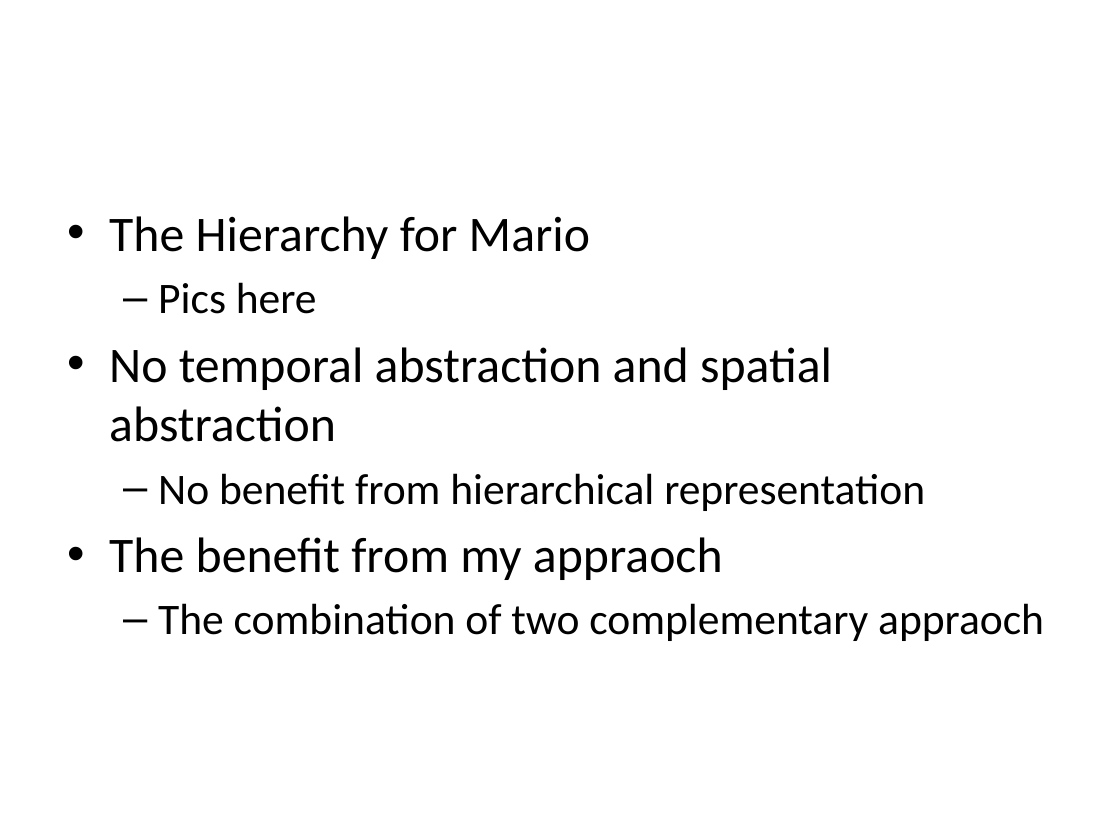
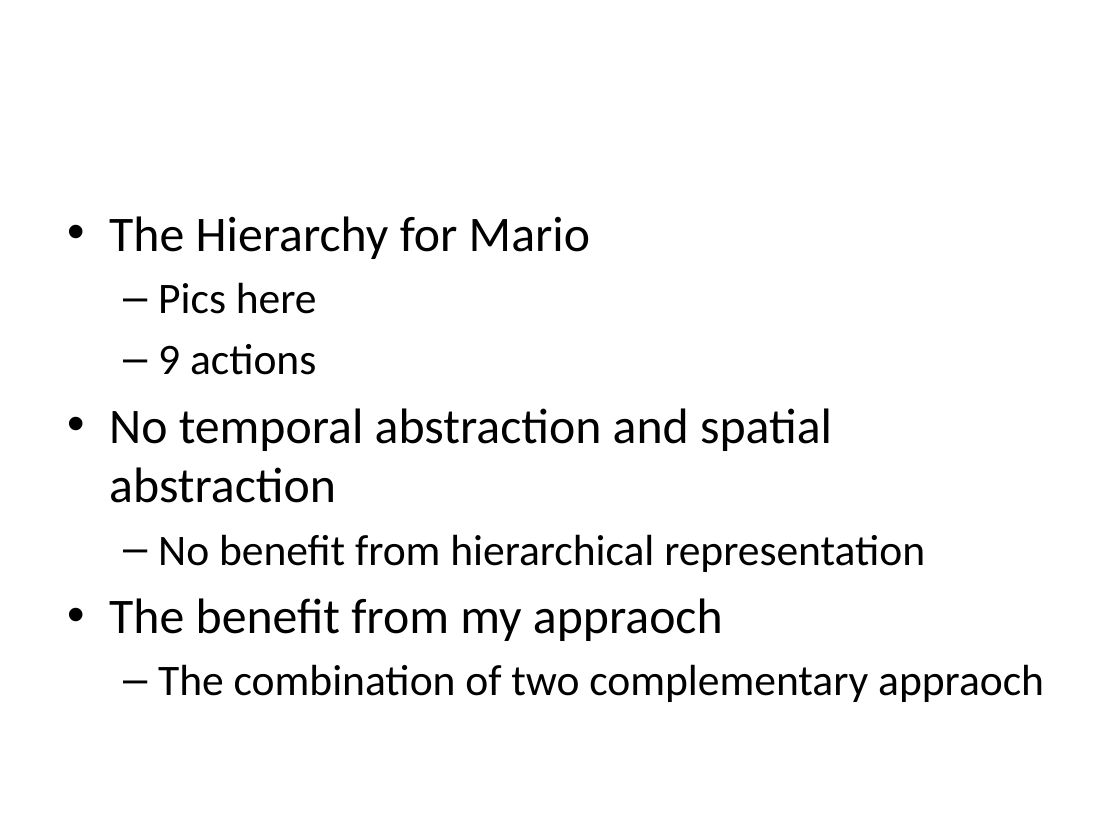
Before and after one commit to lono175/Thesis, a slide deck: slide 16 of OptimalPlanning.pptx. Drawn at 1120x840 pixels with LibreOffice and Linux fonts; fonts in the diff are those of the drawing. Boxes give left, top, right and bottom in pixels: in the first picture for what was removed or moved away, otherwise in the second. Text is boxed around its words. In the diff, an @@ line names an element or a change of style, - is before the commit and + after.

```diff
--- a/OptimalPlanning.pptx
+++ b/OptimalPlanning.pptx
@@ text at box(158, 344, 316, 375): paragraph added @@
+  – 9 actions
```
Also in this commit, not shown: 2 other slides changed, 1 slide added.
